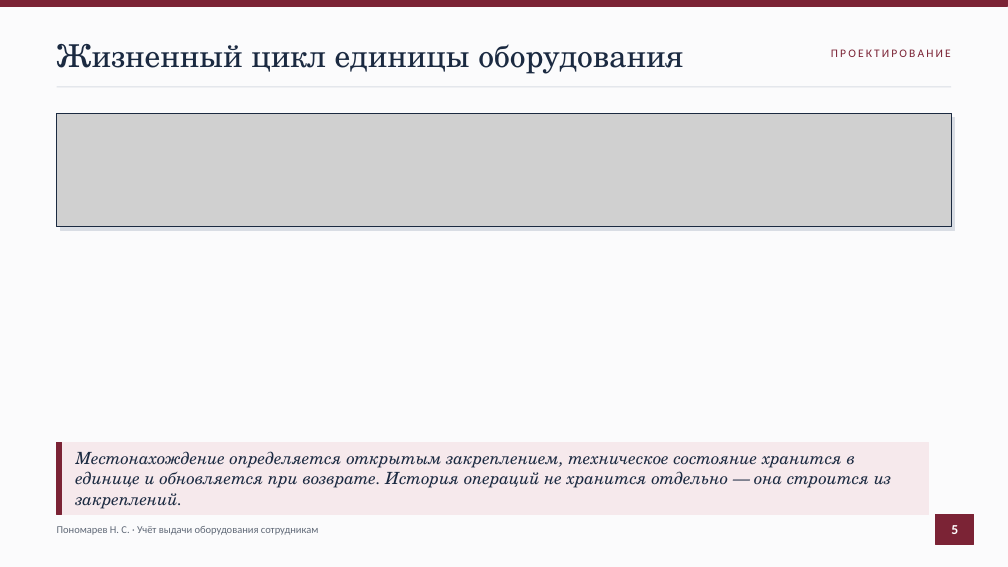
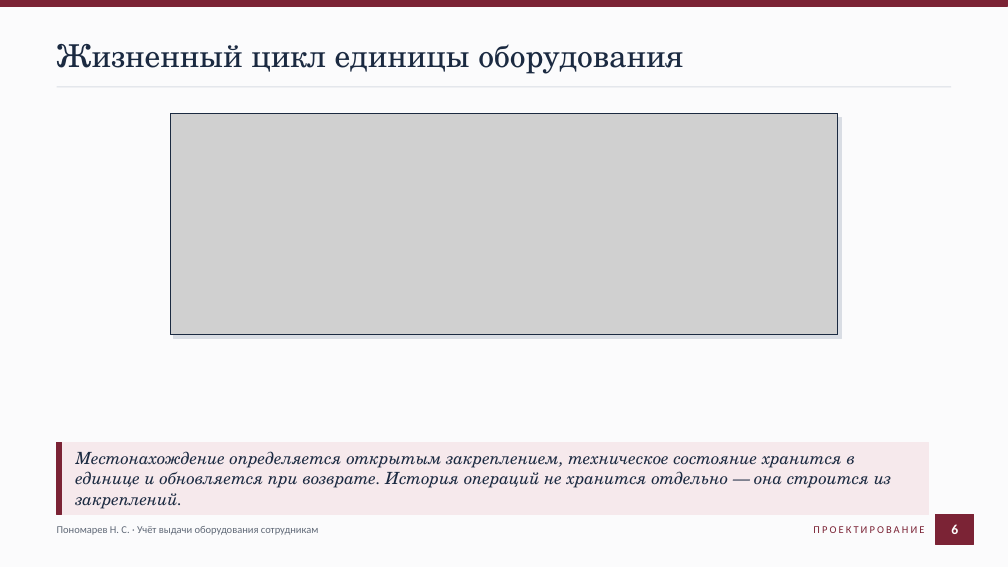
Before and after one commit to Black287234/KP-Nek, a slide deck: slide 6 of docs/Презентация.pptx (slide 5 before the commit). Drawn at 1008x567 pixels with LibreOffice and Linux fonts; fonts in the diff are those of the drawing; grey boxes stand for pictures. Boxes give left, top, right and bottom in pixels: in the first picture for what was removed or moved away, otherwise in the second. Text is boxed around its words. In the diff, an @@ line names an element or a change of style, - is before the commit and + after.

```diff
--- a/docs/Презентация.pptx
+++ b/docs/Презентация.pptx
@@ rectangle: place and size @@
-rectangle at [57,113,951,226]
+rectangle at [170,113,838,335]
@@ picture: place and size @@
-picture at [57,113,951,226]
+picture at [170,113,838,335]
@@ rectangle: place and size @@
-rectangle at [60,117,955,230]
+rectangle at [174,117,842,339]
@@ text "ПРОЕКТИРОВАНИЕ": place and size @@
-text "ПРОЕКТИРОВАНИЕ" at [831,49,951,57]
+text "ПРОЕКТИРОВАНИЕ" at [813,526,924,533]
@@ text "ПРОЕКТИРОВАНИЕ" at [813,526,924,533]: size 11 to 10 pt @@
@@ text at [951,524,958,534]: text changed @@
-5
+6
```
Also in this commit, not shown: 10 other slides changed, 2 slides added, 1 slide removed, 15 other files.
